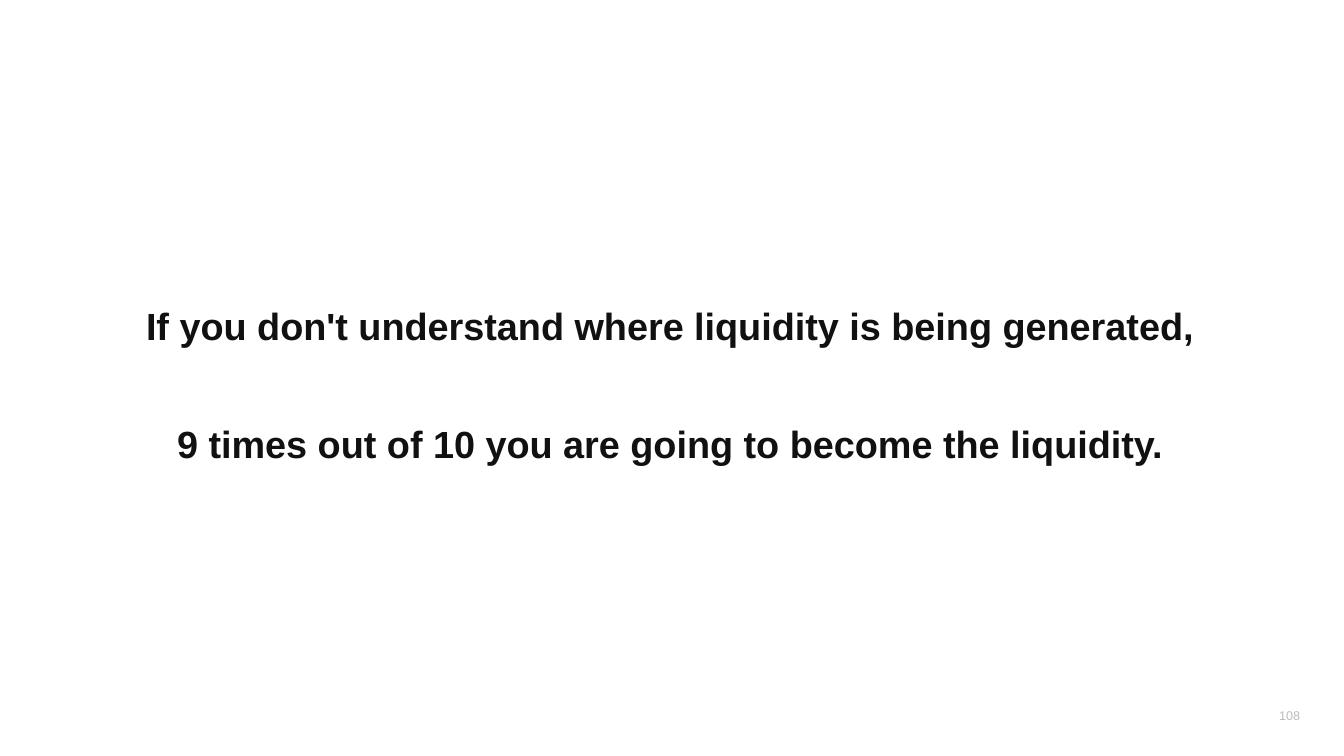
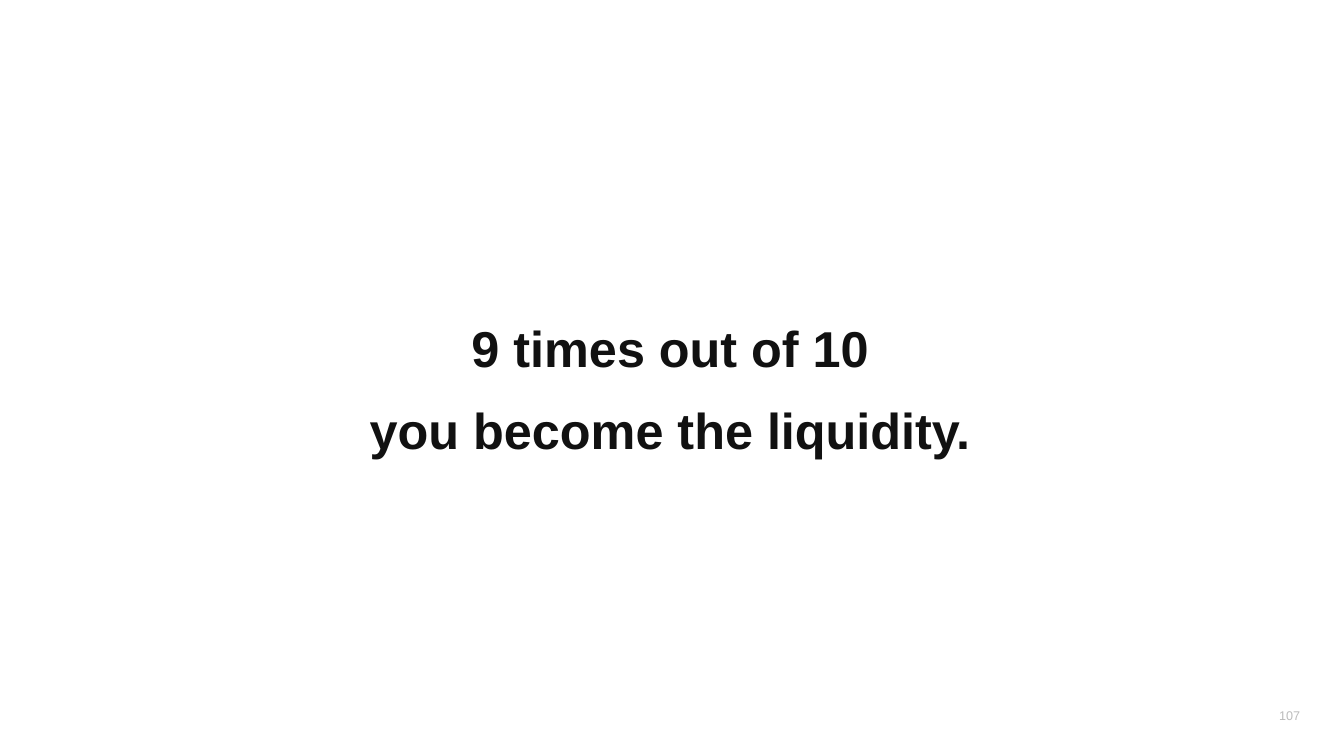
Before and after one commit to heikstepo/webinar-tracking, a slide deck: slide 107 of webinar-rauf/23-DTR-content-section-internal.pptx (slide 108 before the commit). Drawn at 1344x756 pixels with LibreOffice and Linux fonts; fonts in the diff are those of the drawing. Boxes give left, top, right and bottom in pixels: in the first picture for what was removed or moved away, otherwise in the second. Text is boxed around its words. In the diff, an @@ line names an element or a change of style, - is before the commit and + after.

```diff
--- a/webinar-rauf/23-DTR-content-section-internal.pptx
+++ b/webinar-rauf/23-DTR-content-section-internal.pptx
@@ text at bbox=[370, 330, 970, 459]: text changed; size 27 to 36 pt @@
-If you don't understand where liquidity is being generated,
-9 times out of 10 you are going to become the liquidity.
+9 times out of 10
+you become the liquidity.
@@ text at bbox=[1279, 711, 1300, 720]: text changed @@
-108
+107
```
Also in this commit, not shown: 250 other slides changed, 13 slides added, 4 slides removed, 2 other files.
